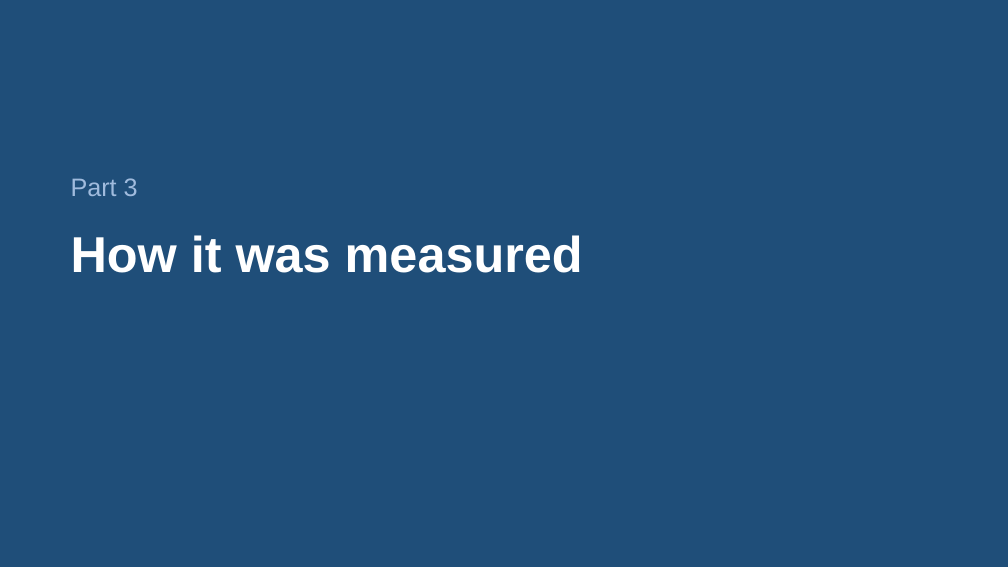
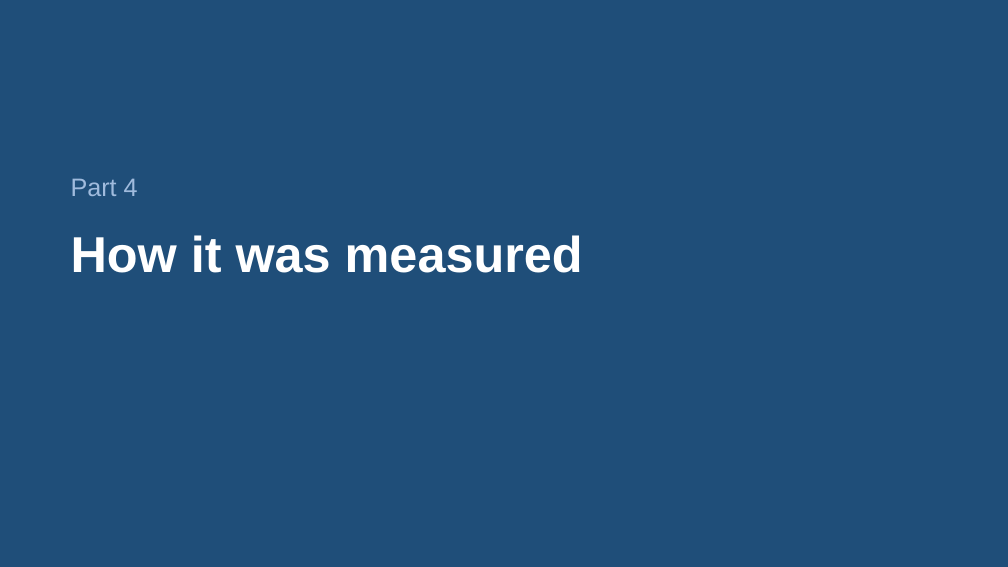
Before and after one commit to KaranaGulati/ContinuedLearningResearch, a slide deck: slide 21 of slides/study2-final.pptx (slide 11 before the commit). Drawn at 1008x567 pixels with LibreOffice and Linux fonts; fonts in the diff are those of the drawing. Boxes give left, top, right and bottom in pixels: in the first picture for what was removed or moved away, otherwise in the second. Text is boxed around its words. In the diff, an @@ line names an element or a change of style, - is before the commit and + after.

```diff
--- a/slides/study2-final.pptx
+++ b/slides/study2-final.pptx
@@ text at box(71, 178, 138, 196): text changed @@
-Part 3
+Part 4
```
Also in this commit, not shown: 5 other slides changed, 10 slides added, 2 other files.
